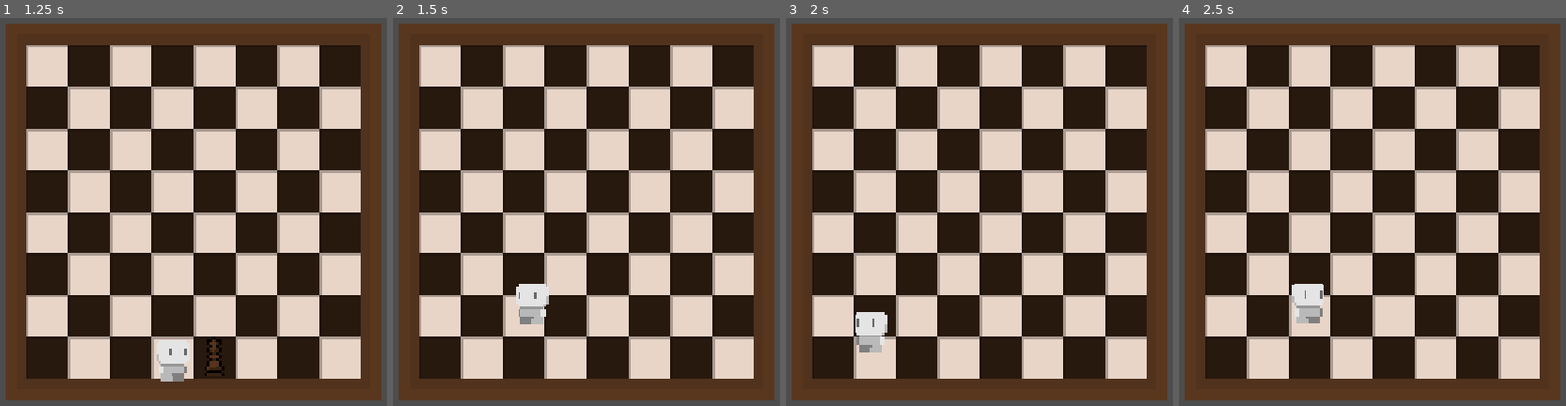
Above: before the commit, frames 1-4 (left to right).
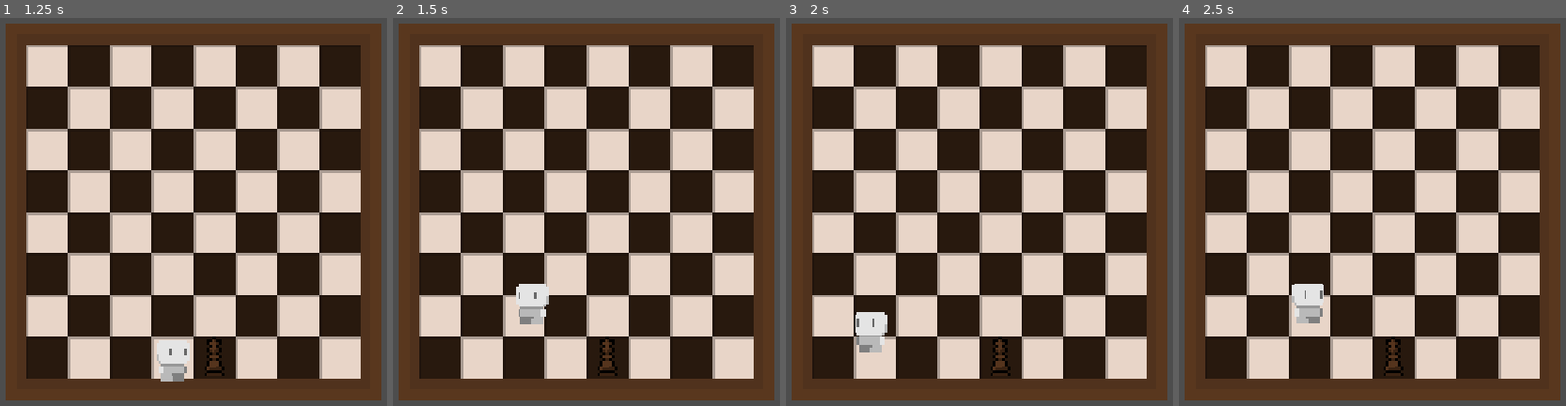
Above: after the commit, the same moments.

Repository: rs-code-hk/chess_gone_rogue
Game: Godot game, scene res://Scenes/title_screen.tscn
Two runs of this game, one before a commit and one after it. Both use one fixed random seed, a clock stepped at 60 frames per second and the inputs below.
Inputs:
- Up to frame 1 (1.25 s): click "Start" at 0.5 s
- Up to frame 2 (1.5 s): tap Enter (ui_accept) at 1.25 s; hold J (attack) from 1.28 s (still down); tap A (a) at 1.35 s
- Up to frame 3 (2 s): keep holding J (attack); tap Enter (ui_accept) at 1.52 s
- Up to frame 4 (2.5 s): release J (attack) at 2.03 s; tap J (attack) at 2.1 s; tap Enter (ui_accept) at 2.27 s; tap D (d) at 2.3 s

Frame 1 is identical in both runs. In frame 2, 0.3% of the frame differs, in the area x 52-59%, y 82-93%; in frame 3, 0.3%; in frame 4, 0.3%.

Commit message:
Fixed enemy dying

Diff:
--- a/chess-gone-rogue/Scenes/player.tscn
+++ b/chess-gone-rogue/Scenes/player.tscn
@@ -52,7 +52,7 @@
 collide_with_areas = true
 
 [node name="AttackRight" type="RayCast2D" parent="." unique_id=1849340282]
-target_position = Vector2(14, 0)
+target_position = Vector2(8, 0)
 
 [node name="AttackLeft" type="RayCast2D" parent="." unique_id=2044357234]
-target_position = Vector2(-14, 0)
+target_position = Vector2(-8, 0)
--- a/chess-gone-rogue/Scenes/player_movement.gd
+++ b/chess-gone-rogue/Scenes/player_movement.gd
@@ -28,7 +28,6 @@
 var dashDelay = 0
 var iFrames = 0
 var health = 3
-var notAttacked = true
 var enemiesLeft = 1
 
 func reduceEnemy() -> void:
@@ -114,9 +113,13 @@
 		else:
 			velocity.x = move_toward(velocity.x, 0, SPEED * FRICTION)
 
-	#attack_left.get_collider() == get_node(KING_PATH) or attack_right.get_collider() == get_node(KING_PATH)
-	if Input.is_action_pressed("attack") and notAttacked:
-		notAttacked = false
-		EventBus.hit_enemy.emit(get_node(KING_PATH))
+	#
+	if Input.is_action_pressed("attack"):
+		if enemiesLeft > 0:
+			if attack_left.get_collider() == get_node(KING_PATH) or attack_right.get_collider() == get_node(KING_PATH):
+				EventBus.hit_enemy.emit(get_node(KING_PATH))
+
+			else:
+				print("Enemy not in range")
 
 	move_and_slide()
